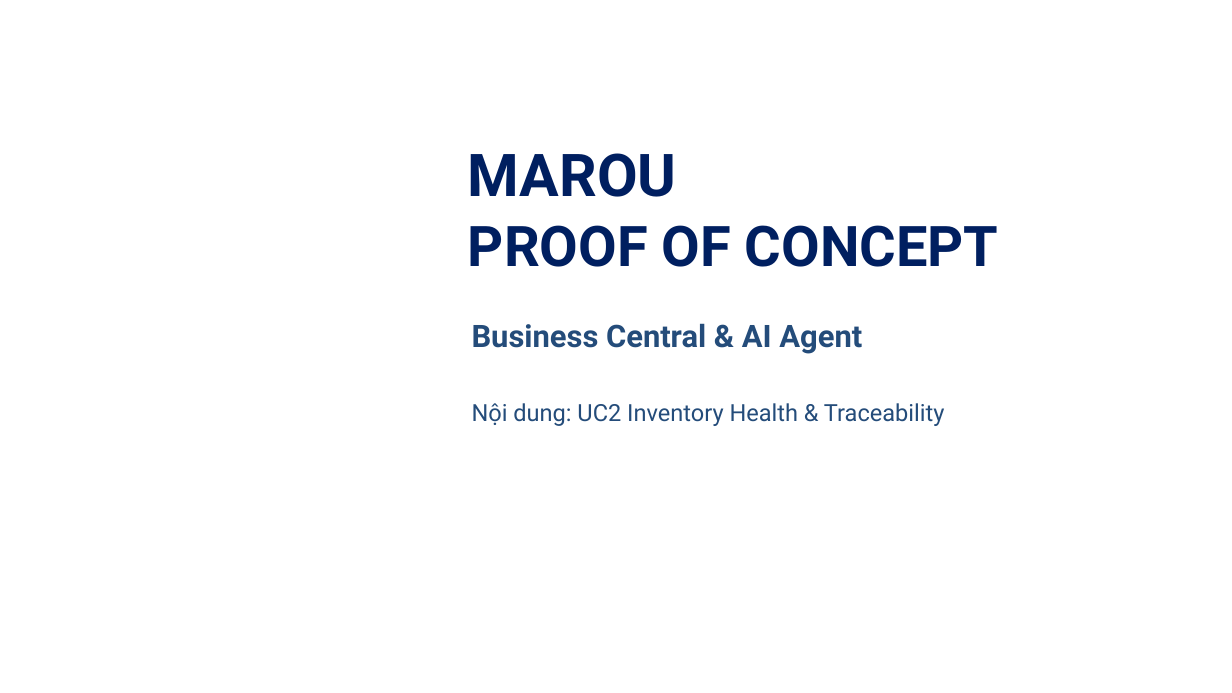
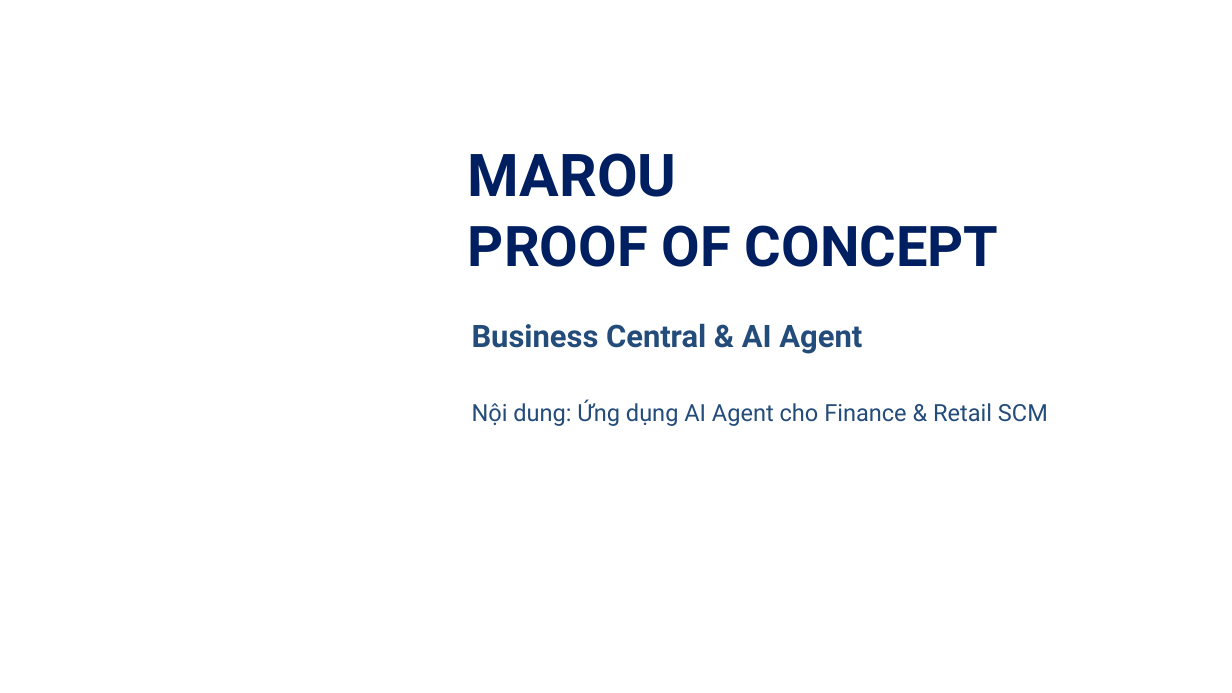
Before and after one commit to dinhtiendungerp/ops-assistant, a slide deck: slide 1 of docs/12 Marou POC - Kien truc va kich ban UC2 (slide).pptx. Drawn at 1232x693 pixels with LibreOffice and Linux fonts; fonts in the diff are those of the drawing; background and template pictures are left out. Boxes give left, top, right and bottom in pixels: in the first picture for what was removed or moved away, otherwise in the second. Text is boxed around its words. In the diff, an @@ line names an element or a change of style, - is before the commit and + after.

```diff
--- a/docs/12 Marou POC - Kien truc va kich ban UC2 (slide).pptx
+++ b/docs/12 Marou POC - Kien truc va kich ban UC2 (slide).pptx
@@ text at box(472, 400, 1048, 426): text changed @@
-Nội dung: UC2 Inventory Health & Traceability
+Nội dung: Ứng dụng AI Agent cho Finance & Retail SCM
```
Also in this commit, not shown: 20 other slides changed, 14 other files.
